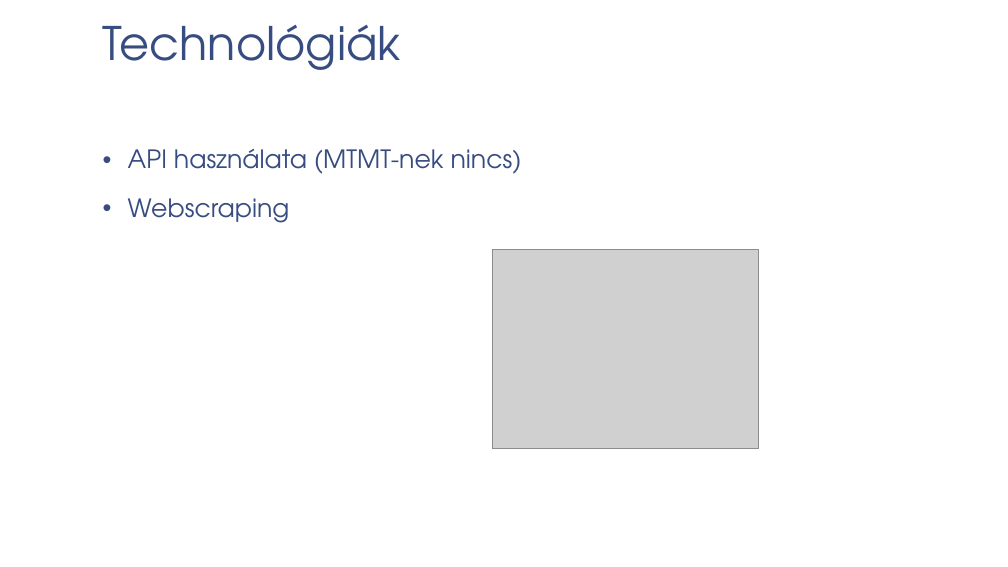
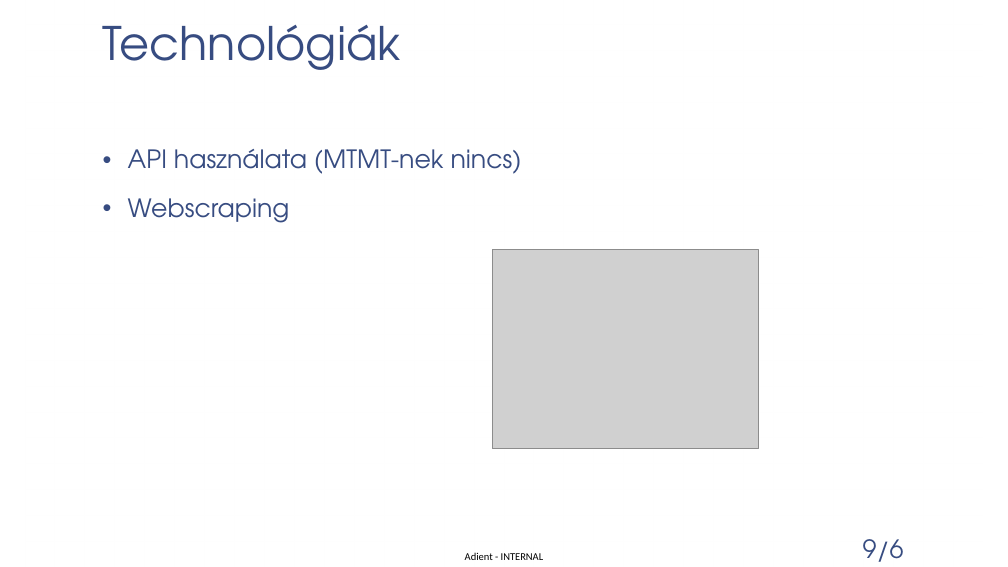
Before and after one commit to patmik2012/PubSync, a slide deck: slide 6 of Publikációs listák szinkronizálása.pptx. Drawn at 1008x567 pixels with LibreOffice and Linux fonts; fonts in the diff are those of the drawing; grey boxes stand for pictures; background and template pictures are left out. Boxes give left, top, right and bottom in pixels: in the first picture for what was removed or moved away, otherwise in the second. Text is boxed around its words. In the diff, an @@ line names an element or a change of style, - is before the commit and + after.

```diff
--- a/Publikációs listák szinkronizálása.pptx
+++ b/Publikációs listák szinkronizálása.pptx
@@ page number added at [863, 539, 904, 562], 24 pt, text #374C81 @@
+9/6
@@ text added at [465, 553, 543, 560], 10 pt, text #000000 @@
+Adient - INTERNAL
```
Also in this commit, not shown: 7 other slides changed.
